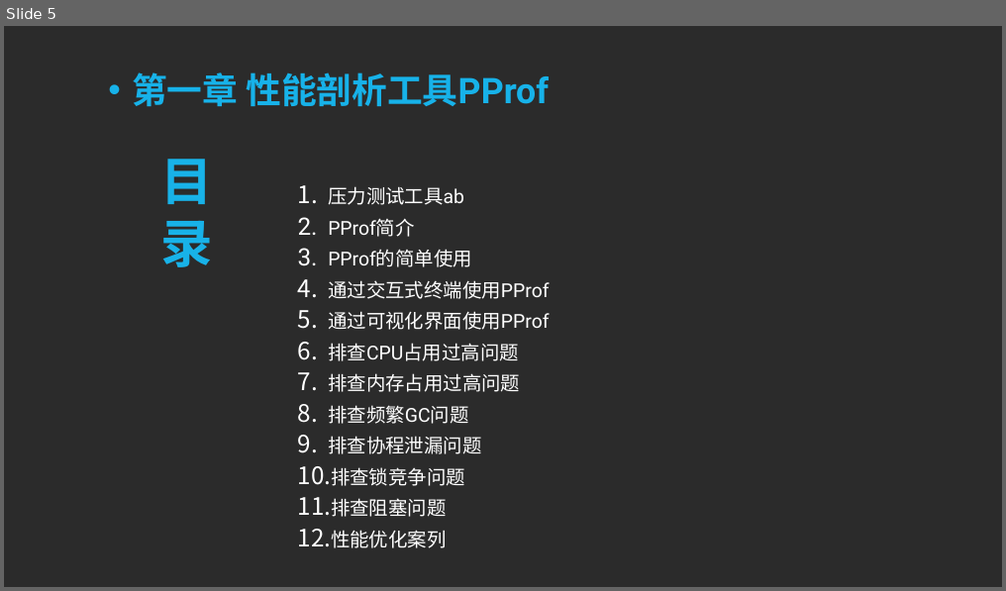
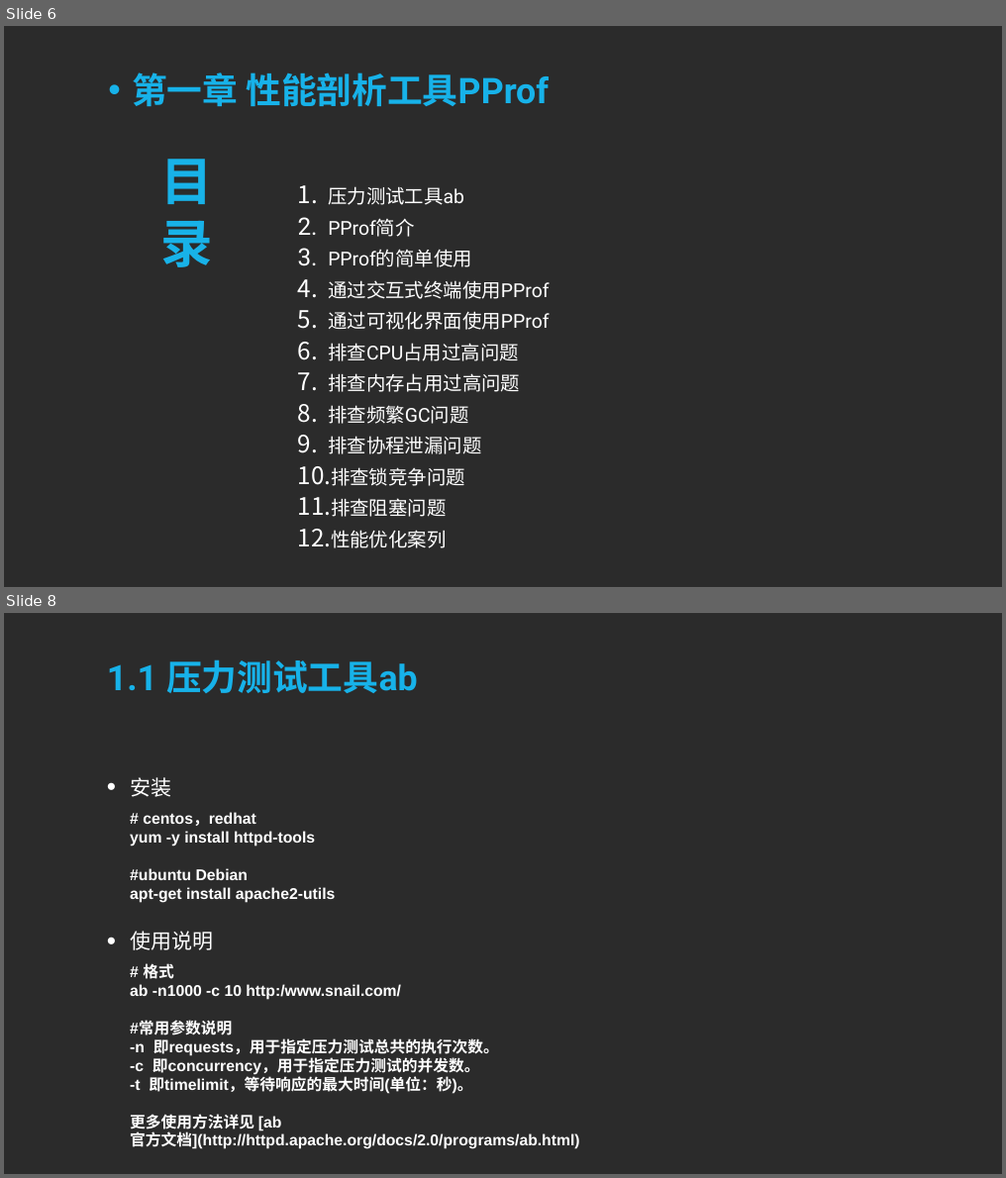
Before and after one commit to sqc157400661/Snail, a slide deck: Go专题系列/性能分析和优化专题/性能分析和优化专题.pptx. Shown one above the other, each under a label of ours: slide 5 before the commit, slides 6 and 8 after it; the slides between them are not shown. The pictures are 1006x591 and 1006x1178 pixels, drawn with LibreOffice and Linux fonts; fonts in the diff are those of the drawing; background and template pictures are left out; a plain dark background stands for a picture behind light text. Boxes give left, top, right and bottom in pixels: in the first picture for what was removed or moved away, otherwise in the second. Text is boxed around its words. In the diff, an @@ line names an element or a change of style, - is before the commit and + after.

```diff
--- a/Go专题系列/性能分析和优化专题/性能分析和优化专题.pptx
+++ b/Go专题系列/性能分析和优化专题/性能分析和优化专题.pptx
@@ slide 8 added at bbox=[4, 613, 1002, 1174], background picture (left out) @@
@@ title added at bbox=[107, 660, 418, 693], 68 pt, text #17B2E9, bold @@
+1.1 压力测试工具ab
@@ text added at bbox=[131, 777, 172, 797], 40 pt, text #FFFFFF @@
+• 安装
@@ text added at bbox=[130, 812, 336, 903], 30 pt, text #FFFFFF, bold @@
+# centos，redhat
+yum -y install httpd-tools
+#ubuntu Debian
+apt-get install apache2-utils
@@ text added at bbox=[131, 931, 214, 951], 40 pt, text #FFFFFF @@
+• 使用说明
@@ text added at bbox=[130, 963, 580, 1150], 30 pt, text #FFFFFF, bold @@
+# 格式
+ab -n1000 -c 10 http:/www.snail.com/
+#常用参数说明
+-n 即requests，用于指定压力测试总共的执行次数。
+-c 即concurrency，用于指定压力测试的并发数。
+-t 即timelimit，等待响应的最大时间(单位：秒)。
+更多使用方法详见 [ab 官方文档](http://httpd.apache.org/docs/2.0/programs/ab.html)
@@ what was slide 5 is now slide 6 @@
```
Also in this commit, not shown: 2 slides changed, 26 other slides added, 2 slides removed, 3 other files.
